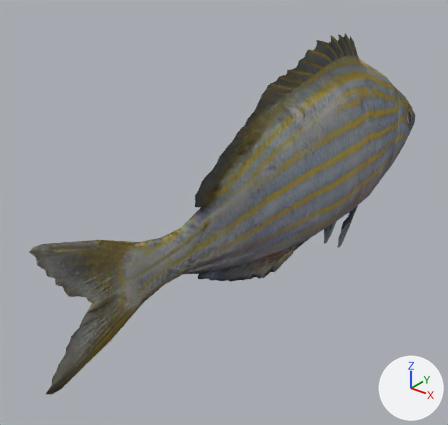
Before and after pictures for a commit that changed the glTF model SalpaV4.glb.
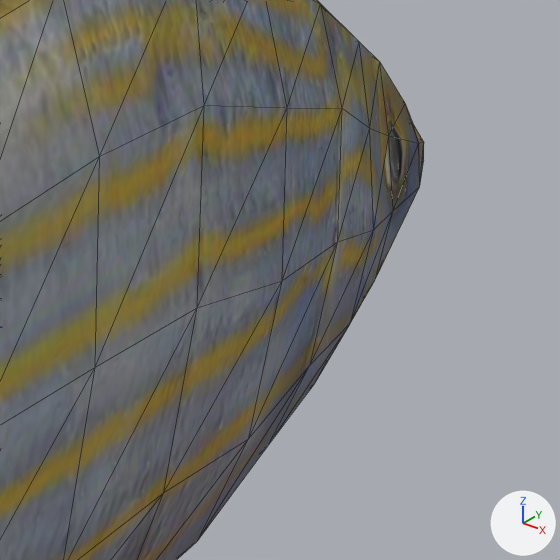
Each version is shown whole from a camera (50 mm lens) standing at (6.31, -12.25, 5.02) and looking at (-0.79, -3.38, -0.48), then close up on the part from 74% to 99% of the width and 20% to 47% of the height. The lights are fixed; the arrows at lower right show +X, +Y and +Z. The older version's two pictures come first. The close-ups show mesh edges as thin lines. Where no turn or scale is listed for an object, it has been applied to the vertices. Vertices at exactly the same position are counted once.

Names of what the first close-up shows: 'Salpa'.
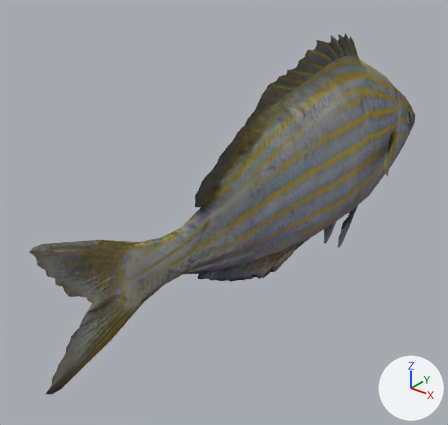
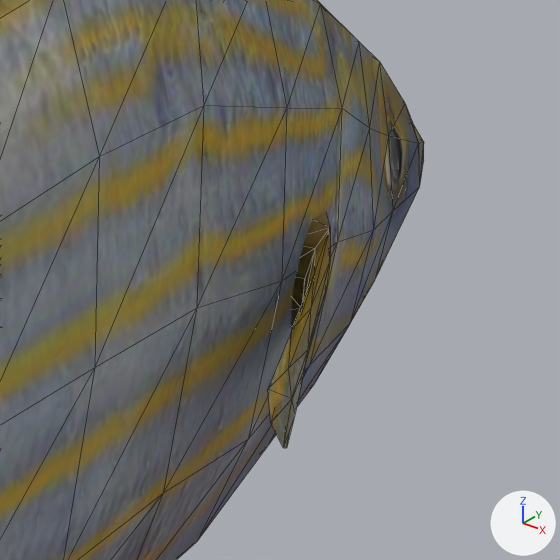
Edits to the bpy script that builds the scene:
```text
Change me_object_1_009:
    used by ob_pinnelaterali_003; location = (0.0, -0.373, 0.945)
    remove me_object_1_009.from_pydata(...)  # 45 vertices, 80 faces; spans x -1.13..-0.23, y 0.33..2.47, z -1.4..-0.65
    add me_object_1_009.from_pydata(...)  # 90 vertices, 160 faces; spans x -1.13..1.13, y 0.33..2.47, z -1.4..-0.65
    me_object_1_009 part 1: the loose piece of 45 vertices spanning x -1.13..-0.23, y 0.33..2.47, z -1.4..-0.65 is copied, and the copy is mirrored in x about the mesh origin; it spans x 0.23..1.13, y 0.33..2.47, z -1.4..-0.65
```

Where the change shows, as pixel boxes [x1, y1, x2, y2] in the close-ups (560 x 560 px):
'PinneLaterali.003', reshaped (not visible before)
    after: [268, 211, 330, 448]
